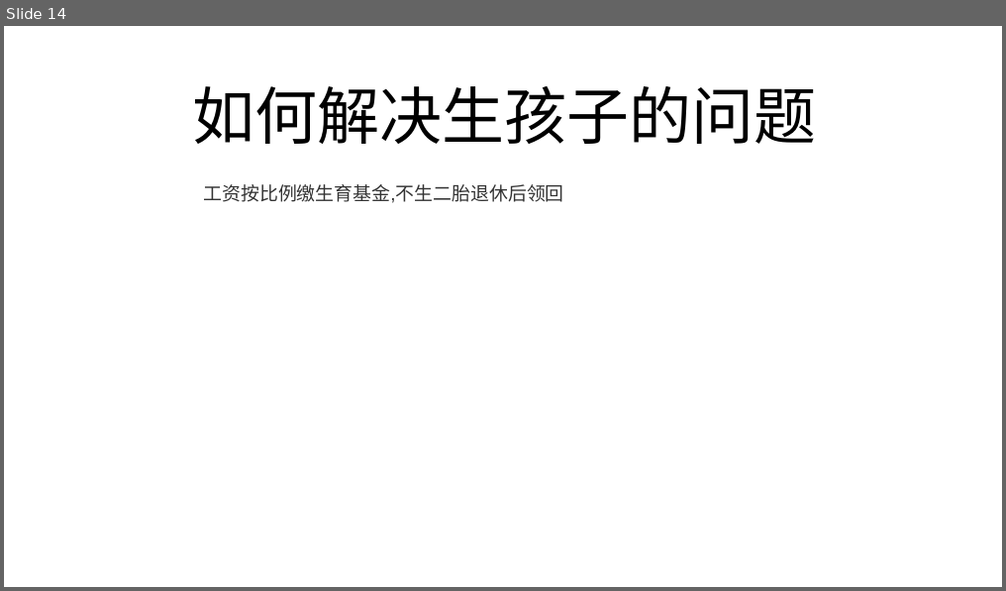
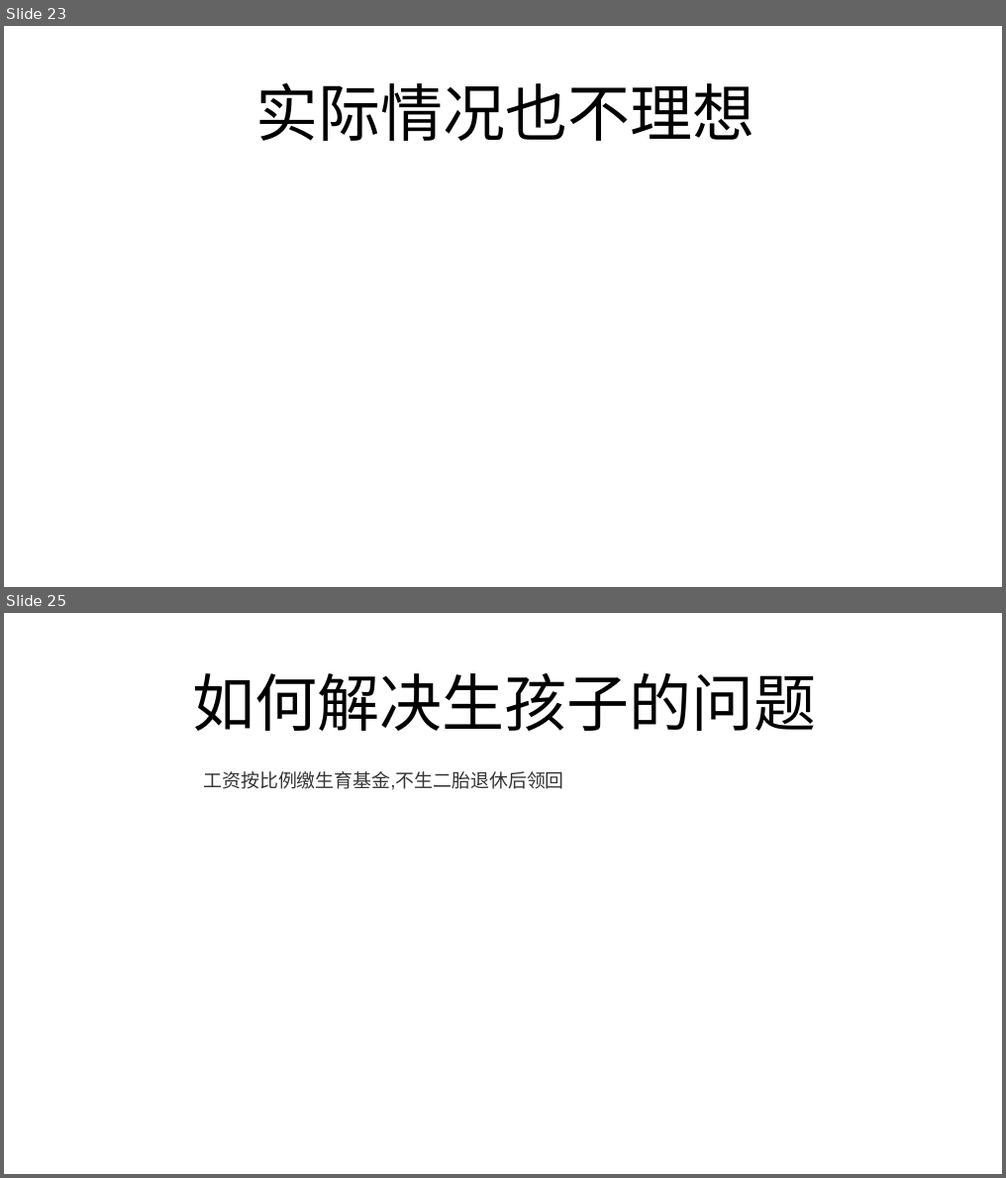
Before and after one commit to FredJiangFei/freetalk, a slide deck: 生娃是国家大事/sw.pptx. Shown one above the other, each under a label of ours: slide 14 before the commit, slides 23 and 25 after it; the slides between them are not shown. The pictures are 1006x591 and 1006x1178 pixels, drawn with LibreOffice and Linux fonts; fonts in the diff are those of the drawing. Boxes give left, top, right and bottom in pixels: in the first picture for what was removed or moved away, otherwise in the second. Text is boxed around its words. In the diff, an @@ line names an element or a change of style, - is before the commit and + after.

```diff
--- a/生娃是国家大事/sw.pptx
+++ b/生娃是国家大事/sw.pptx
@@ slide 23 added at (4, 26, 1002, 587), background #FFFFFF @@
@@ title added at (255, 82, 754, 141), 60 pt, text #000000 @@
+实际情况也不理想
@@ what was slide 14 is now slide 25 @@
```
Also in this commit, not shown: 1 slide changed, 14 other slides added.
